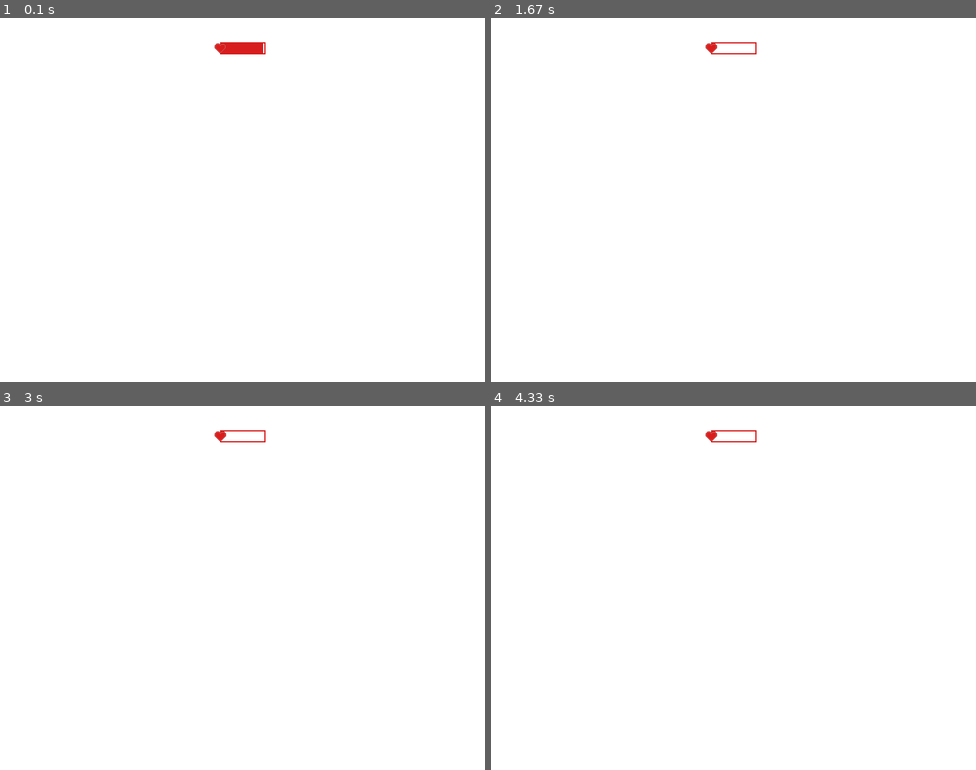
Above: before the commit, frames 1-4 (two rows, left to right).
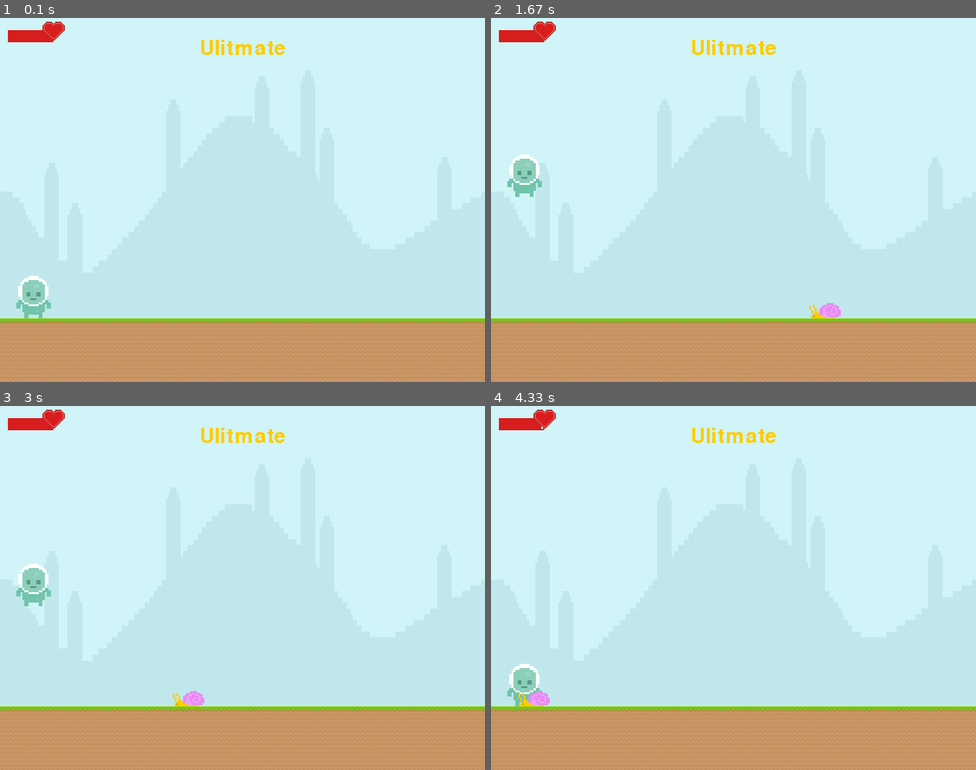
Above: after the commit, the same moments.

Repository: dmajere/pygame-cc
Game: pygame game, started from ultimate/main.py
The game is run twice, just before and just after one commit, with the same random seed, the same clock (stepped at 60 frames per second) and the same inputs.
Inputs:
- Up to frame 1 (0.1 s): no input
- Up to frame 2 (1.67 s): tap Space at 0.33, 1.23, 1.53 s
- Up to frame 3 (3 s): tap Space at 1.73, 2.03, 2.8 s
- Up to frame 4 (4.33 s): tap Space at 3.57 s

The runs differ from the first frame. In frame 1, 100% of the frame differs, in the area x 0-100%, y 0-100%; in frame 2, 100%; in frame 3, 100%; in frame 4, 100%.

Commit message:
change: healthbar position

Diff:
--- a/ultimate/lib/healthbar.py
+++ b/ultimate/lib/healthbar.py
@@ -21,13 +21,15 @@
         self.current_health = start_health
         self.limit_health = limit_health
         self.background_color = background_color
-        self.icon = icon
+        self.icon = pygame.transform.scale(
+            icon, (height * 2, height * 2)
+        ).convert_alpha()
 
         self.health_rect = pygame.rect.Rect(0, 0, self.width, self.height)
 
     def draw(self, surface: pygame.Surface, c: Coordinate) -> None:
         health_left = self.current_health / self.limit_health
-        health_width  = int(self.width * health_left)
+        health_width = int(self.width * health_left)
 
         health_surface = pygame.Surface((health_width, self.height))
         health_surface.fill(self.color)
@@ -37,10 +39,16 @@
         pygame.draw.rect(surface, self.color, self.health_rect, self.border_width)
         surface.blit(health_surface, self.health_rect)
 
-        x, y = self.health_rect.topleft
+        x, y = self.health_rect.bottomright
         if self.icon:
-            surface.blit(self.icon, (x - self.icon.get_width() // 2, y - 1))
+            surface.blit(
+                self.icon, (x - self.icon.get_width() // 2, y - self.icon.get_height())
+            )
 
-    def damage(self, amount: int) -> None:
+    def add_damage(self, amount: int) -> None:
         self.current_health -= amount
         self.current_health = max(self.current_health, 0)
+
+    def set_health(self, health: int) -> None:
+        health = min(health, self.limit_health)
+        self.current_health = health
--- a/ultimate/main.py
+++ b/ultimate/main.py
@@ -66,18 +66,33 @@
         self.ground = pygame.sprite.GroupSingle(self.get_ground_block())
 
         game_font = pygame.font.Font(None, 50)
-        self.score = pygame.sprite.GroupSingle(Text("Ulitmate", game_font, (255, 204, 1), (208, 244, 247), ))
+        self.score = pygame.sprite.GroupSingle(
+            Text(
+                "Ulitmate",
+                game_font,
+                (255, 204, 1),
+                (208, 244, 247),
+            )
+        )
         self.score.sprite.rect.center = (self.screen.get_width() // 2, 50)
-        self.game_over = pygame.sprite.GroupSingle(Text("Game Over", game_font, (255, 204, 1), (208, 244, 247), ))
+        self.game_over = pygame.sprite.GroupSingle(
+            Text(
+                "Game Over",
+                game_font,
+                (255, 204, 1),
+                (208, 244, 247),
+            )
+        )
         self.game_over.sprite.rect.center = (self.screen.get_width() // 2, 50)
 
         self.player = pygame.sprite.GroupSingle(self.make_player())
-        self.healthbar = HealthBar(75, 20, (215, 29, 29), icon=self.get_from_spritesheet(19, 4))
+        self.healthbar = HealthBar(
+            75, 20, (215, 29, 29), icon=self.get_from_spritesheet(19, 4)
+        )
         self.monster_group = pygame.sprite.Group()
 
         self.snail = self.make_snail(self.player.sprite)
         self.monster_group.add(self.snail)
-
 
     def get_background(self, bg: Background) -> pygame.Surface:
         background_width: int = 231
@@ -97,13 +112,13 @@
         block_height = ground_height // TILE_SIZE[1] + 1
 
         ground_images = {
-            str(terrain_type) : self.get_platform(
-            block_width, block_height, Shape.BLOCK, terrain_type)
+            str(terrain_type): self.get_platform(
+                block_width, block_height, Shape.BLOCK, terrain_type
+            )
             for terrain_type in TerrainType
         }
         ground = Static(ground_images, "0")
         return ground
-
 
     def get_platform(
         self, width: int, height: int, shape: Shape, terrain_type: TerrainType
@@ -127,7 +142,9 @@
 
     def make_player(self) -> Player:
         player_images = {
-            str(value): pygame.transform.scale(self.get_from_spritesheet(value, 0) , (70, 70)).convert_alpha()
+            str(value): pygame.transform.scale(
+                self.get_from_spritesheet(value, 0), (70, 70)
+            ).convert_alpha()
             for value in Player.State
         }
         return Player(player_images, str(Player.State.IDLE))
@@ -192,6 +209,7 @@
         self.player.sprite.ground = self.ground
 
         self.spawn = 0
+
         def _game_over(self) -> None:
             self.screen.fill((255, 0, 0))
             self.game_over.draw(self.screen)
@@ -199,7 +217,6 @@
 
         def _hb_test(self) -> None:
             self.screen.fill((255, 255, 255))
-            self.healthbar.draw(self.screen, (400, 50))
             self.healthbar.damage(1)
             return True
 
@@ -216,18 +233,17 @@
             self.ground.draw(self.screen)
             self.score.draw(self.screen)
 
+            self.healthbar.draw(self.screen, (50, 30))
             self.player.draw(self.screen)
             self.monster_group.draw(self.screen)
 
             self.player.update()
             self.monster_group.update()
-            print(self.player.sprite.health)
-            if self.player.sprite.health != 100:
+            self.healthbar.set_health(self.player.sprite.get_health())
+
+            if self.player.sprite.health <= 0:
                 return False
             return True
-
-        self.loop(_hb_test, {})
-
 
         events = {
             pygame.KEYDOWN: self.player.sprite.action,
--- a/ultimate/monster.py
+++ b/ultimate/monster.py
@@ -36,7 +36,6 @@
             self.kill()
         self.rect.center = (pos_x + self.speed_x, pos_y + self.speed_y)
 
-
     def update(self) -> None:
         if self.rect.colliderect(self.player.rect):
             if pygame.sprite.collide_mask(self.player, self):
--- a/ultimate/player.py
+++ b/ultimate/player.py
@@ -13,7 +13,7 @@
         WALK1 = 28
         WALK2 = 29
 
-    health = 100
+    health: int = 100
     gravity = 0
     in_jump = False
 
@@ -32,10 +32,16 @@
         if self.rect.bottom < self.ground.sprite.rect.top:
             self.gravity += 1
         elif self.rect.bottom > self.ground.sprite.rect.top:
-            self.rect.bottomleft = (self.rect.bottomleft[0], self.ground.sprite.rect.topleft[1])
+            self.rect.bottomleft = (
+                self.rect.bottomleft[0],
+                self.ground.sprite.rect.topleft[1],
+            )
             self.gravity = 0
             self.in_jump = False
         self.rect.y += self.gravity
 
-    def take_damage(self, damage: float) -> None:
-        self.health -= damage
+    def take_damage(self, damage: int) -> None:
+        self.health -= int(damage)
+
+    def get_health(self) -> int:
+        return self.health
